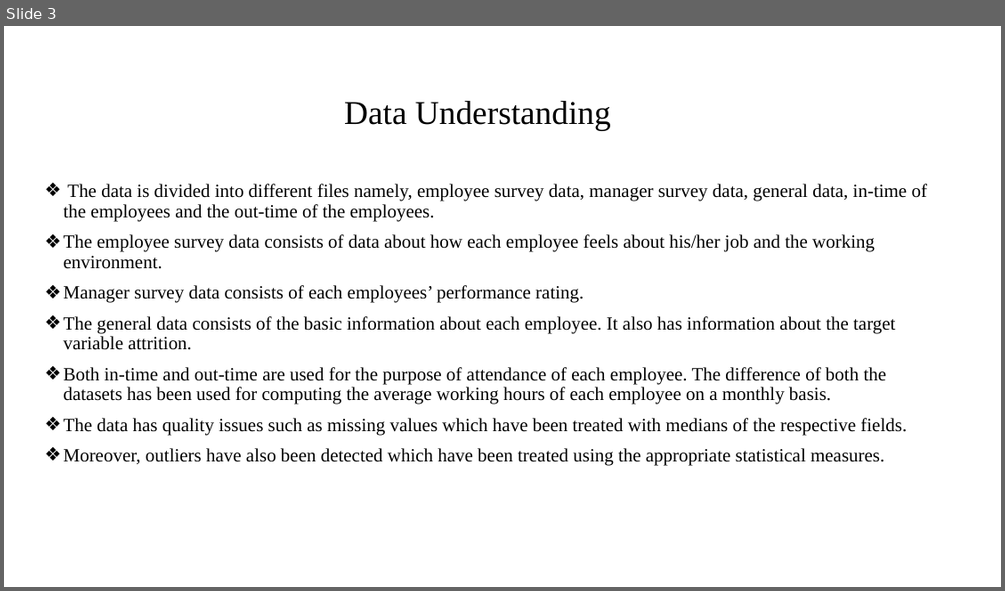
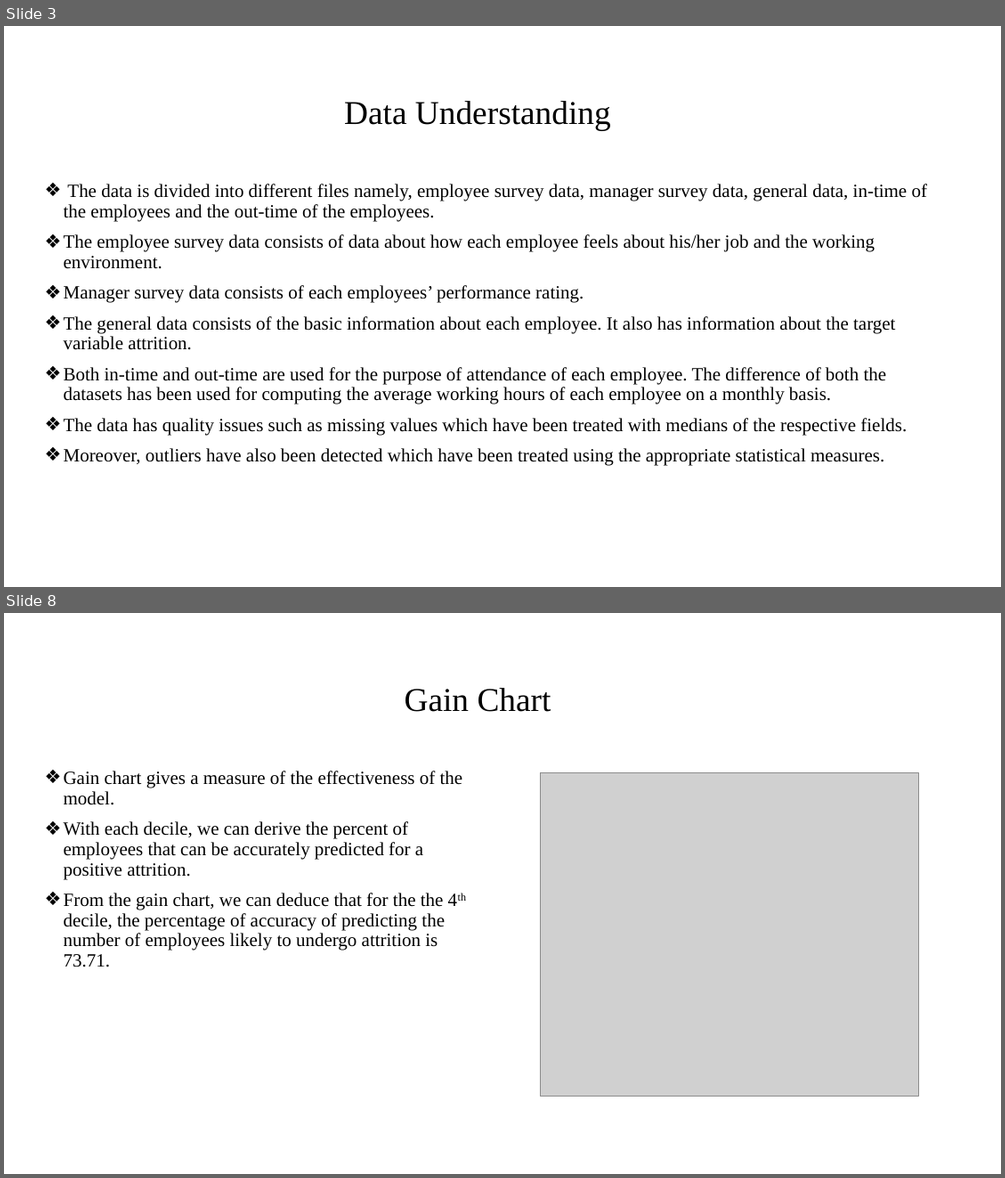
Before and after one commit to gaurav007x/HR-Analytics, a slide deck: HR Analytics Presentation.pptx. Shown one above the other, each under a label of ours: slide 3 before the commit, slides 3 and 8 after it; the slides between them are not shown. The pictures are 1005x591 and 1005x1178 pixels, drawn with LibreOffice and Linux fonts; fonts in the diff are those of the drawing; grey boxes stand for pictures; background and template pictures are left out. Boxes give left, top, right and bottom in pixels: in the first picture for what was removed or moved away, otherwise in the second. Text is boxed around its words. In the diff, an @@ line names an element or a change of style, - is before the commit and + after.

```diff
--- a/HR Analytics Presentation.pptx
+++ b/HR Analytics Presentation.pptx
@@ slide 8 added at [4, 613, 1001, 1174], background #FFFFFF @@
@@ title added at [404, 688, 551, 712], 32 pt, text #000000 @@
+Gain Chart
@@ text added at [64, 771, 463, 967], 18 pt, text #000000 @@
+❖ Gain chart gives a measure of the effectiveness of the model.
+❖ With each decile, we can derive the percent of employees that can be accurately predicted for a positive attrition.
+❖ From the gain chart, we can deduce that for the the 4th decile, the percentage of accuracy of predicting the number of employees likely to undergo attrition is 73.71.
@@ picture added at [541, 772, 919, 1096] @@
```
Also in this commit, not shown: 4 slides changed, 3 other slides added, 4 slides removed, 1 other file.
